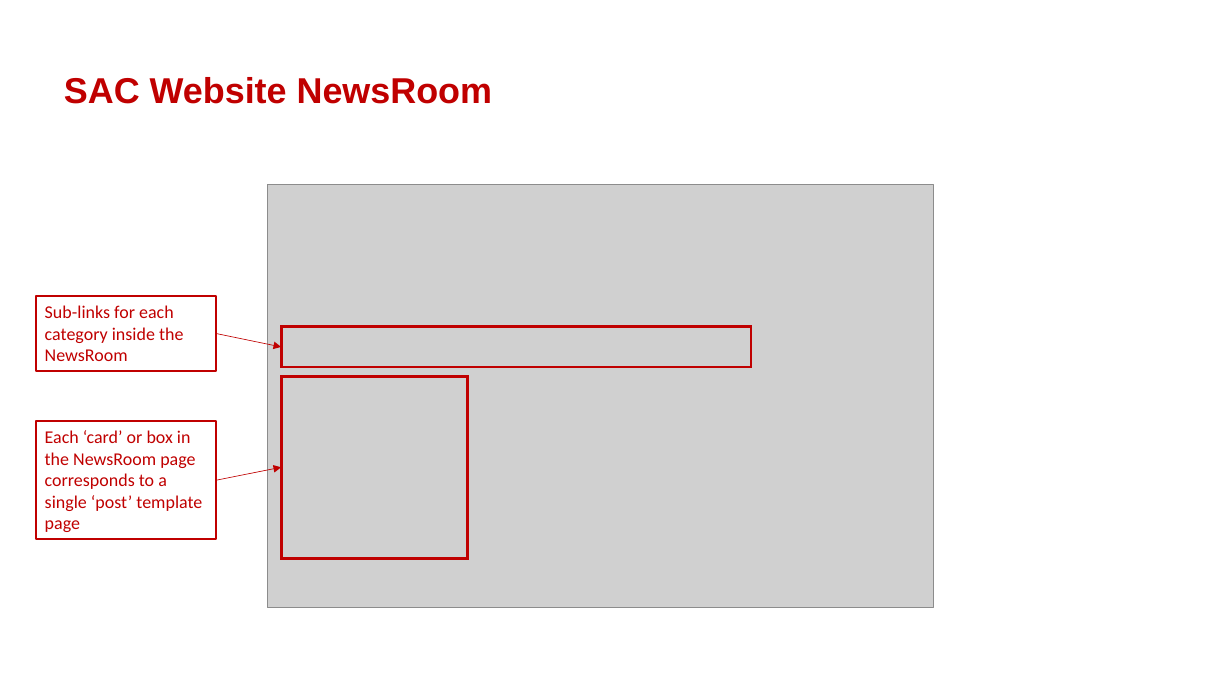
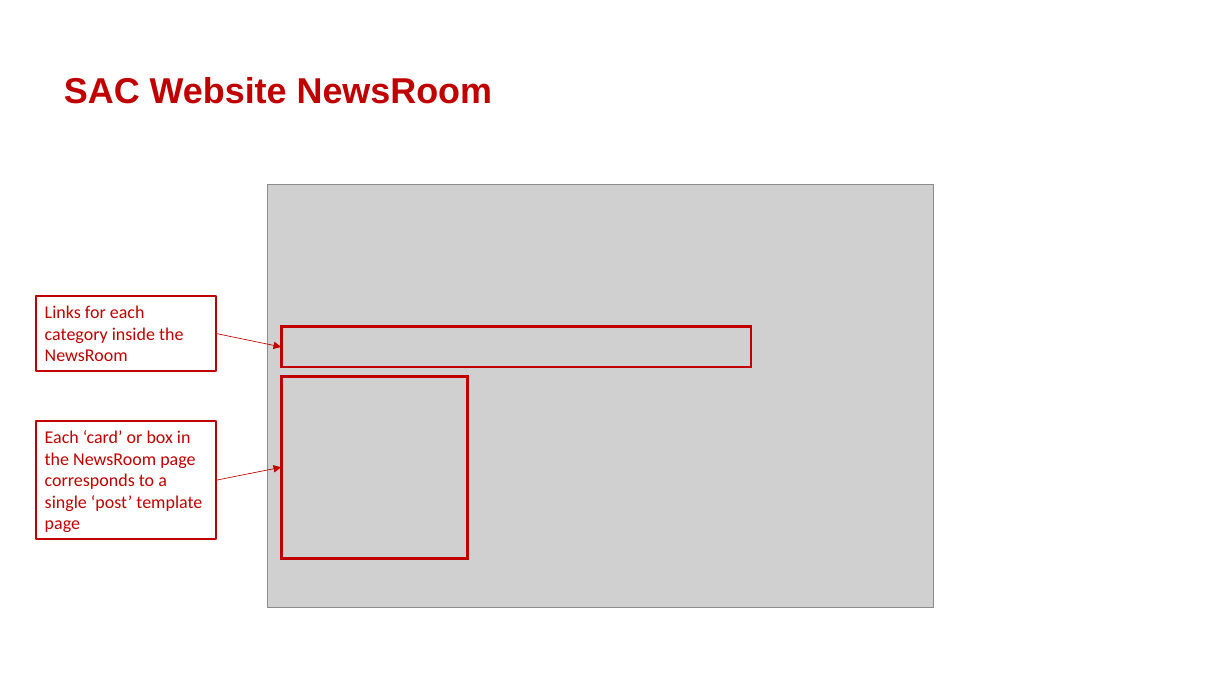
Before and after one commit to isomerpages/enterprisesg-sac-old, a slide deck: slide 2 of files/admin-guide/SAC-admin-guide-add-news-article.pptx. Drawn at 1232x693 pixels with LibreOffice and Linux fonts; fonts in the diff are those of the drawing; grey boxes stand for pictures; background and template pictures are left out. Boxes give left, top, right and bottom in pixels: in the first picture for what was removed or moved away, otherwise in the second. Text is boxed around its words. In the diff, an @@ line names an element or a change of style, - is before the commit and + after.

```diff
--- a/files/admin-guide/SAC-admin-guide-add-news-article.pptx
+++ b/files/admin-guide/SAC-admin-guide-add-news-article.pptx
@@ text in rectangle at (45,305,183,361): text changed @@
-Sub-links for each category inside the NewsRoom
+Links for each category inside the NewsRoom
```
Also in this commit, not shown: 4 other files.
